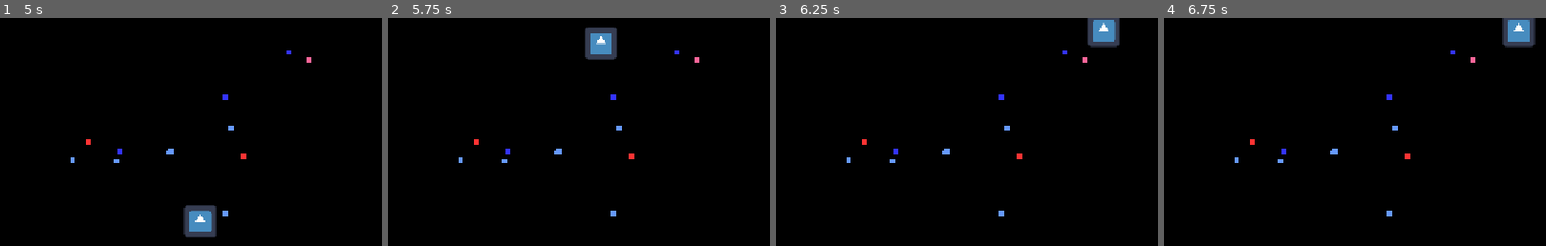
Above: before the commit, frames 1-4 (left to right).
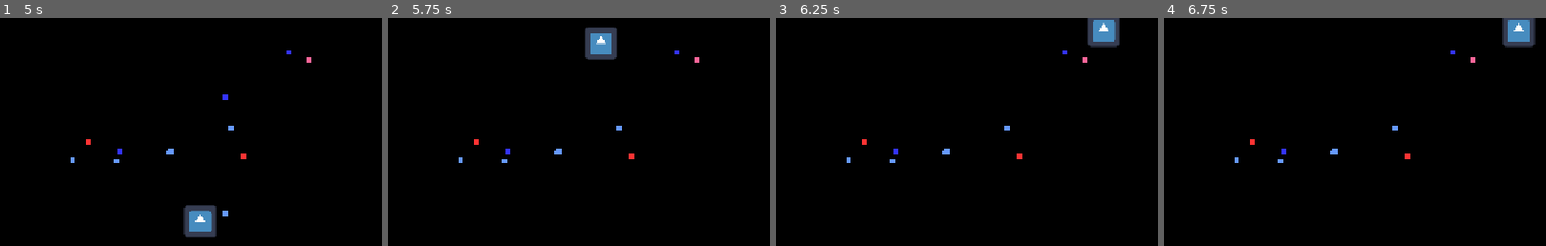
Above: after the commit, the same moments.

Repository: juxxon23/alien_arena_re
Game: Godot game, scene res://main.tscn
Same seed, same stepped clock (60 frames per second), same inputs: the game is played once before the commit and once after it. The engine's default icon, where the game draws it, is replaced by a stand-in: a white triangle on a blue panel in a dark square.
Inputs:
- Up to frame 1 (5 s): tap Enter (ui_accept) at 0.5, 0.77, 1.52, 2, 3.02, 3.5, 3.77, 4.52 s; hold Up (ui_up) 0.53-2.03 s; tap X (flush, bound only after the commit) at 0.6, 1.55, 2.1, 2.85, 3.8, 4.35 s; tap Shift (add_time) at 1.35, 3.6 s; hold Left (ui_left) 2.03-3.53 s; hold Down (ui_down) 3.53-4.28 s; hold Right (ui_right) from 4.28 s (still down)
- Up to frame 2 (5.75 s): release Right (ui_right) at 5.03 s; hold Up (ui_up) from 5.03 s (still down); tap X (flush, bound only after the commit) at 5.1 s
- Up to frame 3 (6.25 s): release Up (ui_up) at 5.78 s; hold Right (ui_right) from 5.78 s (still down); tap Shift (add_time) at 5.85 s; tap Enter (ui_accept) at 6.02 s; tap X (flush, bound only after the commit) at 6.05 s
- Up to frame 4 (6.75 s): keep holding Right (ui_right); tap X (flush, bound only after the commit) at 6.6 s
The pictures show only the part of the screen within x 50-100%, y 9-59%; the shares and areas given below are measured in that part.

Frame 1 is identical in both runs. In frame 2, less than 0.1% of the frame differs, in the area x 58-60%, y 33-88%; in frame 3, less than 0.1%; in frame 4, less than 0.1%.

Commit message:
Player can flush pieces

Diff:
--- a/project.godot
+++ b/project.godot
@@ -42,6 +42,11 @@
 "events": [Object(InputEventKey,"resource_local_to_scene":false,"resource_name":"","device":-1,"window_id":0,"alt_press …(195 unchanged characters)…
 ]
 }
+flush={
+"deadzone": 0.2,
+"events": [Object(InputEventKey,"resource_local_to_scene":false,"resource_name":"","device":-1,"window_id":0,"alt_pressed":false,"shift_pressed":false,"ctrl_pressed":false,"meta_pressed":false,"pressed":false,"keycode":0,"physical_keycode":88,"key_label":0,"unicode":113,"location":0,"echo":false,"script":null)
+]
+}
 
 [layer_names]
 
--- a/src/construction_manager.gd
+++ b/src/construction_manager.gd
@@ -29,12 +29,12 @@
 	get_tree().call_group(group, "disable_collision_by_color", current_color[q])
 
 
-func current_qcolor(arg1: String, arg2: String) -> void: # arg1: quadrant, arg2: current_color
-	if arg1 == "l":
-		current_color[0] = arg2
+func current_qcolor(quadrant: String, color: String) -> void:
+	if quadrant == "l":
+		current_color[0] = color
 		group_collision("left", 0)
-	elif arg1 == "r":
-		current_color[1] = arg2
+	elif quadrant == "r":
+		current_color[1] = color
 		group_collision("right", 1)
 	else:
 		return
@@ -49,10 +49,21 @@
 		return
 
 
-func build(arg1: String, arg2: int) -> void: # arg1: body.name, arg2: pieces_count
+func build(body_name: String, pieces_count: int) -> void:
 	var object = object_scene.instantiate()
-	if arg2 == 3:
-		player_object(arg1, object)
-	elif arg2 == 4:
-		player_object(arg1, object)
-	get_tree().current_scene.get_node(arg1).call_deferred("add_child", object)
+
+	if pieces_count == 3:
+		player_object(body_name, object)
+	elif pieces_count == 4:
+		player_object(body_name, object)
+
+	get_tree().current_scene.get_node(body_name).call_deferred("add_child", object)
+
+
+func flush_pieces(body_name: String) -> void:
+	if body_name == "Zespar":
+		current_color[0] = ""
+		get_tree().call_group("left", "disable_collision", false)
+	elif body_name == "Thor":
+		current_color[1] = ""
+		get_tree().call_group("right", "disable_collision", false)
--- a/src/thor.gd
+++ b/src/thor.gd
@@ -5,6 +5,8 @@
 var pieces_count := 0
 var q = "r" # Quadrant
 
+func _process(delta: float) -> void:
+	flush()
 
 func _physics_process(_delta: float) -> void:
 	velocity = Vector2.ZERO
@@ -42,3 +44,10 @@
 		get_tree().call_group("builders", "build", self.name, pieces_count)
 		pieces_count = 0
 		current_color = ""
+
+
+func flush() -> void:
+	if Input.is_action_just_pressed("flush"):
+		pieces_count = 0
+		current_color = ""
+		get_tree().call_group("builders", "flush_pieces", self.name)
